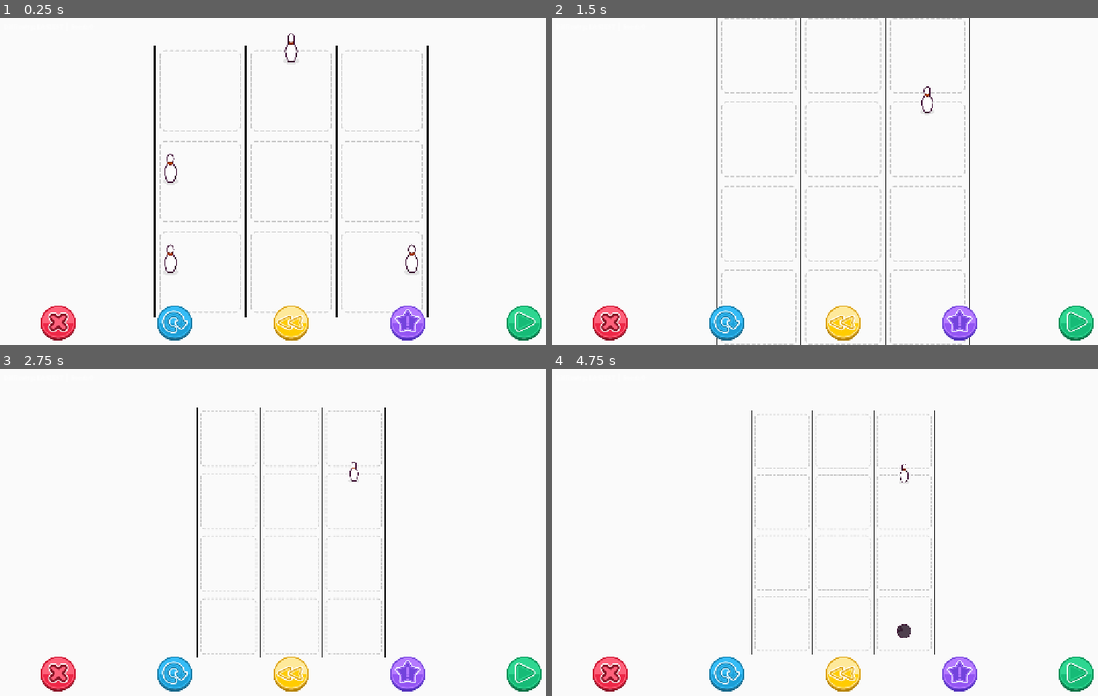
Above: before the commit, frames 1-4 (two rows, left to right).
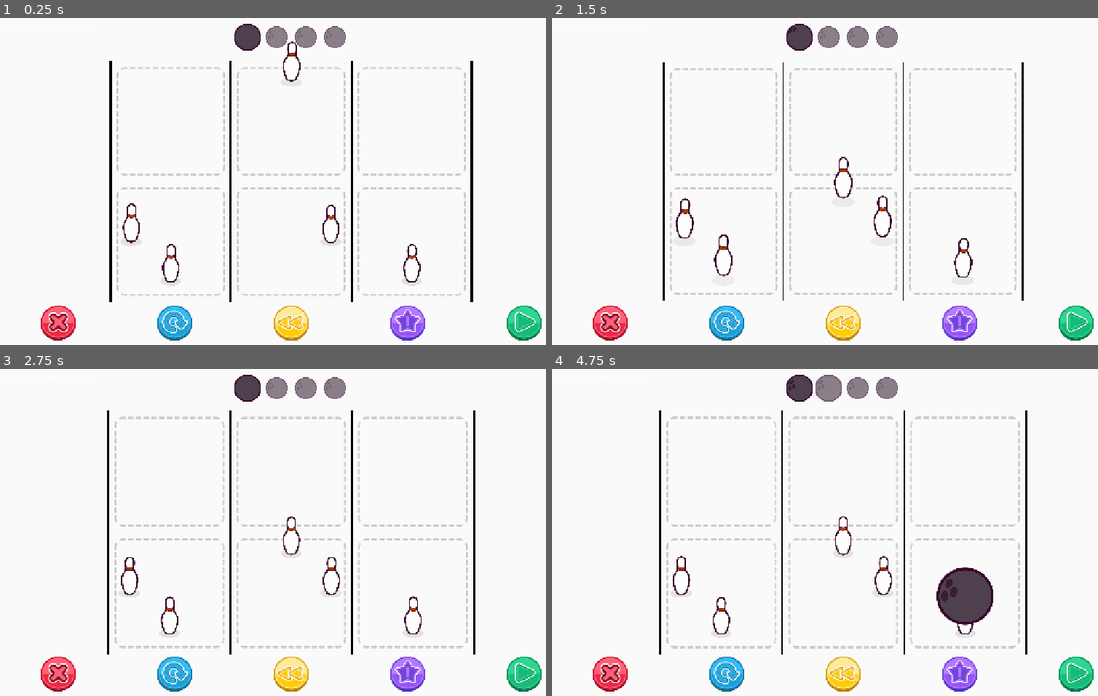
Above: after the commit, the same moments.

Repository: Pandaqi/pinstrike
Game: Godot game, scene res://main/main.tscn
Two runs of this game, one before a commit and one after it. Both use one fixed random seed, a clock stepped at 60 frames per second and the inputs below.
Inputs (mouse positions are in pixels of both pictures, inside the frame that each line leads up to):
- Up to frame 1 (0.25 s): no input
- Up to frame 2 (1.5 s): click (726, 322) at 0.5 s; click (726, 322) at 1.25 s
- Up to frame 3 (2.75 s): click (174, 673) at 2 s
- Up to frame 4 (4.75 s): tap Enter (ui_accept) at 2.75, 3.02, 3.77 s; move the mouse to (781, 532) at 2.77 s; click (781, 532) at 2.92 s; move the mouse to (841, 532) at 3.52 s; click (841, 532) at 3.67 s; move the mouse to (906, 532) at 4.27 s; click (906, 532) at 4.42 s

The runs differ from the first frame. In frame 1, 7.3% of the frame differs, in the area x 20-87%, y 1-92%; in frame 2, 6.4%; in frame 3, 6.0%; in frame 4, 7.1%.

Commit message:
Base game finished
Needs settings, polish, more visual feedback, etc.

Diff:
--- a/generation/commands/command_remove.gd
+++ b/generation/commands/command_remove.gd
@@ -9,13 +9,17 @@
 	cell = c
 	dir = d
 
-func do(_cmds:PuzzleCommands) -> bool:
+func do(cmds:PuzzleCommands) -> bool:
 	type_removed = cell.get_pin_at(dir)
+	var vis := cmds.visualizer as PuzzleVisualizer
+	if vis: await vis.play_pin_disappear_tween(cell, dir)
 	cell.remove_pin(dir)
 	return true
 
-func undo(_cmds:PuzzleCommands) -> bool:
+func undo(cmds:PuzzleCommands) -> bool:
 	cell.add_pin(type_removed, dir)
+	var vis := cmds.visualizer as PuzzleVisualizer
+	if vis: vis.play_pin_appear_tween(cell, dir)
 	return true
 
 func matches(cmd:PuzzleCommand) -> bool:
--- a/generation/commands/command_scatter.gd
+++ b/generation/commands/command_scatter.gd
@@ -29,21 +29,23 @@
 	# hits an existing pin
 	var has_pin := nb.has_pin_at(dir)
 	if has_pin:
-		cmds.execute_command(CommandRemove.new(nb, dir))
+		await cmds.execute_command(CommandRemove.new(nb, dir))
 		return true
 
 	neighbor_used = nb
 	nb.add_pin(type_removed, dir)
 	return true
 
-func undo(_cmds:PuzzleCommands) -> bool:
+func undo(cmds:PuzzleCommands) -> bool:
 	# scatter ended up just being a removal, don't do anything more
 	if not type_removed: return true
-	if not neighbor_used:
-		cell.add_pin(type_removed, dir)
-		return true
+	cell.add_pin(type_removed, dir)
+
+	var vis := cmds.visualizer as PuzzleVisualizer
+	if vis: vis.play_pin_appear_tween(cell, dir)
+
+	if not neighbor_used: return true
 	neighbor_used.remove_pin(dir)
-	cell.add_pin(type_removed, dir)
 	return true
 
 func matches(cmd:PuzzleCommand) -> bool:
--- a/generation/commands/command_turn.gd
+++ b/generation/commands/command_turn.gd
@@ -12,6 +12,9 @@
 	starts_new_turn = true
 
 func do(cmds:PuzzleCommands) -> bool:
+	var vis := cmds.visualizer as PuzzleVisualizer
+	if vis: await vis.roll_bowling_ball(lane_index)
+
 	var cur_lane := generator.lanes[lane_index]
 	var cell := cur_lane.get_first_cell_hit()
 	if not cell: return false
@@ -24,8 +27,9 @@
 
 	var is_perfect_hit := (ball_number == num_pins) and generator.ball_matches_pincount_remove_all
 
-	for dir in cell.pins_by_direction:
-		var tp := cell.pins_by_direction[dir]
+	var all_directions := CellData.get_all_directions()
+	for dir in all_directions:
+		var tp : CellData.PinType = cell.pins_by_direction.get(dir, CellData.PinType.NONE)
 		if tp == CellData.PinType.NONE: continue
 		if is_perfect_hit:
 			await cmds.execute_command(CommandRemove.new(cell, dir))
--- a/generation/difficulties/diff_easiest.tres
+++ b/generation/difficulties/diff_easiest.tres
@@ -9,9 +9,9 @@
 "allow_diagonals": false,
 "ball_matches_pincount_remove_all": false,
 "ball_too_weak_does_nothing": false,
-"lane_length_bounds": Vector2i(2, 4),
+"lane_length_bounds": Vector2i(2, 2),
 "num_lanes_bounds": Vector2i(3, 3),
-"num_turns_bounds": Vector2i(2, 4),
+"num_turns_bounds": Vector2i(4, 5),
 "remove_pins_if_already_occupied": false
 })
 metadata/_custom_type_script = "uid://7a03fervi8xj"
--- a/generation/difficulties/diff_hard.tres
+++ b/generation/difficulties/diff_hard.tres
@@ -11,7 +11,7 @@
 "ball_matches_pincount_remove_all": true,
 "ball_too_weak_does_nothing": false,
 "lane_length_bounds": Vector2i(3, 5),
-"num_lanes_bounds": Vector2i(4, 6),
+"num_lanes_bounds": Vector2i(4, 7),
 "num_turns_bounds": Vector2i(5, 10),
 "remove_pins_if_already_occupied": true
 })
--- a/generation/difficulties/diff_hardest.tres
+++ b/generation/difficulties/diff_hardest.tres
@@ -10,9 +10,9 @@
 "allow_diagonals": true,
 "ball_matches_pincount_remove_all": true,
 "ball_too_weak_does_nothing": true,
-"lane_length_bounds": Vector2i(4, 6),
-"num_lanes_bounds": Vector2i(4, 7),
-"num_turns_bounds": Vector2i(8, 14),
+"lane_length_bounds": Vector2i(3, 5),
+"num_lanes_bounds": Vector2i(5, 7),
+"num_turns_bounds": Vector2i(7, 10),
 "remove_pins_if_already_occupied": true
 })
 metadata/_custom_type_script = "uid://7a03fervi8xj"
--- a/generation/difficulties/diff_medium.tres
+++ b/generation/difficulties/diff_medium.tres
@@ -10,8 +10,8 @@
 "allow_diagonals": true,
 "ball_matches_pincount_remove_all": false,
 "ball_too_weak_does_nothing": false,
-"lane_length_bounds": Vector2i(3, 5),
-"num_lanes_bounds": Vector2i(3, 5),
+"lane_length_bounds": Vector2i(3, 4),
+"num_lanes_bounds": Vector2i(4, 6),
 "num_turns_bounds": Vector2i(4, 8),
 "remove_pins_if_already_occupied": true
 })
--- a/generation/grid/cell_data.gd
+++ b/generation/grid/cell_data.gd
@@ -72,6 +72,11 @@
 func is_empty() -> bool:
 	return count() <= 0
 
+static func get_all_directions() -> Array[Direction]:
+	var arr : Array[Direction]
+	arr.assign(Direction.values())
+	return arr
+
 static func convert_vector_to_direction(vec:Vector2i) -> Direction:
 	return vector_to_direction[str(vec.x) + str(vec.y)]
 
--- a/generation/puzzle_generator.gd
+++ b/generation/puzzle_generator.gd
@@ -15,7 +15,9 @@
 
 var ball_too_weak_does_nothing := false # a ball with number < pincount simply has no effect
 var ball_matches_pincount_remove_all := false # a ball with number = pincount will remove all pins there
+
 var perfect_number_probability := 0.35
+var max_grow_options_applied := 5
 
 var directions_orthogonal : Array[CellData.Direction] = [CellData.Direction.RIGHT, CellData.Direction.BOTTOM, CellData.Direction.LEFT, CellData.Direction.TOP]
 var directions_diagonal : Array[CellData.Direction] = [CellData.Direction.TOP_RIGHT, CellData.Direction.TOP_LEFT, CellData.Direction.BOTTOM_RIGHT, CellData.Direction.BOTTOM_LEFT]
@@ -68,14 +70,22 @@
 	if allow_diagonals: directions += directions_diagonal
 
 	var num_turns := randi_range(num_turns_bounds.x, num_turns_bounds.y)
-	for i in range(num_turns):
+	var try_another_growth_index := -1
+	while solution.size() < num_turns:
 		var valid_turns := get_all_valid_turns()
 		if valid_turns.size() <= 0: break
 
 		var rand_index := randi() % mini(valid_turns.size(), 3)
 		var rand_cell := valid_turns[rand_index]
 
-		var last_turn := i == (num_turns - 1)
+		# if a cell could not grow, we keep trying all the other valid cells,
+		# and only break definitively if we've exhausted all options
+		if try_another_growth_index >= 0:
+			if try_another_growth_index >= valid_turns.size(): break
+			rand_cell = valid_turns[try_another_growth_index]
+
+		# decide if this should be a perfect hit; ensure it is if it's the last turn and we still don't have one
+		var last_turn := solution.size() == (num_turns - 1)
 		var make_perfect_number := ball_matches_pincount_remove_all and (randf() <= perfect_number_probability or (last_turn and num_perfect_numbers <= 0))
 		if make_perfect_number: num_perfect_numbers += 1
 
@@ -110,10 +120,15 @@
 				growth_options.append(new_option_3)
 
 		var can_grow := growth_options.size() > 0
-		if not can_grow: break
+		if not can_grow:
+			try_another_growth_index += 1
+			continue
+
+		try_another_growth_index = -1
 
 		# ... then apply a random set of them
-		var num_options_to_pick := randi_range(1, growth_options.size() - 1)
+		var max_options := mini(growth_options.size(), max_grow_options_applied)
+		var num_options_to_pick := randi_range(1, max_options)
 		growth_options.shuffle()
 		growth_options.sort_custom(func(a:GrowthOption, b:GrowthOption):
 			if (not a.is_attraction()) and b.is_attraction(): return false
@@ -160,14 +175,11 @@
 
 	# first, we only want cells that should be reachable with a throw
 	# that is, they must be in FRONT OF cells that already have pins
+	# (which by default means all these cells are EMPTY right now)
 	for lane in lanes:
 		arr += lane.get_cells_before_first_non_empty()
 
-	# then, we can only do this with a cell that's empty
-	# (there's just literally no way to end up with pins on the cell after hitting with bowling ball)
-	arr = arr.filter(func(c:CellData): return c.is_empty())
-
-	# finally, we prefer cells with neighbors that have pins (for maximum interaction)
+	# then, we prefer cells with neighbors that have pins (for maximum interaction)
 	# first, cache this calculation to prevent doing it over and over, then sort by it
 	for elem in arr:
 		elem.calculate_neighbor_pins()
@@ -175,7 +187,8 @@
 
 	arr.shuffle()
 	arr.sort_custom(func(a:CellData, b:CellData):
-		if (not a.lane_is_empty) and b.lane_is_empty: return false # a should come AFTER b
+		# a should come AFTER b
+		if (not a.lane_is_empty) and b.lane_is_empty: return false
 		return a.neighbor_pins_pointed_at_us > b.neighbor_pins_pointed_at_us
 	)
 
@@ -205,7 +218,8 @@
 	var num_total_cells := grid.cells.size()
 	var num_empty_cells := grid.get_cells().filter(func(c:CellData): return c.is_empty()).size()
 	var empty_cell_ratio := num_empty_cells / float(num_total_cells)
-	if empty_cell_ratio > max_empty_cell_ratio:
+	# if we don't have double pin growth, the map is likely to be very empty, so don't check this
+	if empty_cell_ratio > max_empty_cell_ratio and remove_pins_if_already_occupied:
 		print("PuzzleGenerator | Discarded because too many empty cells (no map diversity)")
 		return false
 
--- a/main/main.tscn
+++ b/main/main.tscn
@@ -5,6 +5,7 @@
 [ext_resource type="PackedScene" uid="uid://daw0cdut7qban" path="res://map/lanes/lane.tscn" id="3_c651c"]
 [ext_resource type="PackedScene" uid="uid://4uamevepsof4" path="res://map/balls/ball.tscn" id="4_4dugh"]
 [ext_resource type="Script" uid="uid://haho73xq30yv" path="res://puzzle-framework/tools/camera.gd" id="4_c651c"]
+[ext_resource type="Script" uid="uid://bos8kl4pnyonq" path="res://map/balls/ball_selection.gd" id="4_grrlh"]
 [ext_resource type="PackedScene" uid="uid://i5j3qpcvjfkd" path="res://map/pins/pin.tscn" id="5_67ri8"]
 [ext_resource type="PackedScene" uid="uid://2xygcypttdo7" path="res://puzzle-framework/game/game_menu.tscn" id="5_kfbq2"]
 [ext_resource type="PackedScene" uid="uid://q1jom8bphw8d" path="res://puzzle-framework/gameover/game_over_dialog.tscn" id="6_4dugh"]
@@ -26,20 +27,32 @@
 mouse_filter = 2
 color = Color(0.98039216, 0.98039216, 0.98039216, 1)
 
-[node name="PuzzleVisualizer" type="Node2D" parent="." unique_id=708301961 node_paths=PackedStringArray("bowling_ball", "fake_pin")]
+[node name="PuzzleVisualizer" type="Node2D" parent="." unique_id=708301961 node_paths=PackedStringArray("bowling_ball", "fake_pin", "ball_selection")]
 script = ExtResource("2_3wy1v")
 bowling_ball = NodePath("BowlingBall")
 fake_pin = NodePath("FakePin")
+ball_selection = NodePath("../UI/BallSelection")
 lane_scene = ExtResource("3_c651c")
 
 [node name="BowlingBall" parent="PuzzleVisualizer" unique_id=1277382041 instance=ExtResource("4_4dugh")]
+z_index = 512
+ui = false
 
 [node name="FakePin" parent="PuzzleVisualizer" unique_id=1068527470 instance=ExtResource("5_67ri8")]
+z_index = 1024
+floating = true
 
 [node name="PuzzleCamera" type="Camera2D" parent="." unique_id=865078962]
 script = ExtResource("4_c651c")
 edge_margin = Vector2(32, 92)
 metadata/_custom_type_script = "uid://haho73xq30yv"
+
+[node name="UI" type="CanvasLayer" parent="." unique_id=1785190130]
+layer = 16
+
+[node name="BallSelection" type="Node2D" parent="UI" unique_id=1676965724]
+script = ExtResource("4_grrlh")
+ball_scene = ExtResource("4_4dugh")
 
 [node name="GameMenu" parent="." unique_id=950523672 instance=ExtResource("5_kfbq2")]
 allow_undo = true
--- a/map/balls/ball.gd
+++ b/map/balls/ball.gd
@@ -1,18 +1,26 @@
 extends Node2D
 class_name Ball
 
+@export var visuals : Node2D
 @export var sprite : Sprite2D
 @export var anim_player : AnimationPlayer
+@export var label : Label
+
+@export var ui := true
 
 var rolling := false
-var roll_speed := 900.0
+var roll_speed := 1000.0
 var anim_speed := 2.0
+
+var size : Vector2
+var size_base := 128.0
 
 signal roll_started()
 signal roll_finished()
 
 func _ready() -> void:
-	hide()
+	label.hide()
+	if not ui: hide()
 
 func roll(lane:Lane) -> void:
 	roll_started.emit()
@@ -41,3 +49,22 @@
 	hide()
 
 	roll_finished.emit()
+
+func set_size(new_size:Vector2) -> void:
+	size = new_size
+	visuals.set_scale(new_size / size_base)
+
+func set_number(num:int) -> void:
+	if not PuzzleVisualizer.show_number_on_balls(): return
+	label.show()
+	label.set_text(str(num))
+
+func highlight() -> void:
+	PuzzleTween.play_popup_tween(self)
+	modulate.a = 1.0
+	anim_player.play("roll")
+
+func unhighlight() -> void:
+	set_scale(Vector2.ONE * 0.8)
+	modulate.a = 0.66
+	anim_player.stop()
--- a/map/balls/ball.tscn
+++ b/map/balls/ball.tscn
@@ -8,7 +8,7 @@
 tracks/0/type = "value"
 tracks/0/imported = false
 tracks/0/enabled = true
-tracks/0/path = NodePath("Sprite2D:frame")
+tracks/0/path = NodePath("Visuals/Sprite2D:frame")
 tracks/0/interp = 1
 tracks/0/loop_wrap = true
 tracks/0/keys = {
@@ -26,7 +26,7 @@
 tracks/0/type = "value"
 tracks/0/imported = false
 tracks/0/enabled = true
-tracks/0/path = NodePath("Sprite2D:frame")
+tracks/0/path = NodePath("Visuals/Sprite2D:frame")
 tracks/0/interp = 1
 tracks/0/loop_wrap = true
 tracks/0/keys = {
@@ -42,15 +42,35 @@
 &"roll": SubResource("Animation_grrlh")
 }
 
-[node name="BowlingBall" type="Node2D" unique_id=1277382041 node_paths=PackedStringArray("sprite", "anim_player")]
+[node name="BowlingBall" type="Node2D" unique_id=1277382041 node_paths=PackedStringArray("visuals", "sprite", "anim_player", "label")]
 script = ExtResource("1_6ia07")
-sprite = NodePath("Sprite2D")
+visuals = NodePath("Visuals")
+sprite = NodePath("Visuals/Sprite2D")
 anim_player = NodePath("AnimationPlayer")
+label = NodePath("Visuals/Label")
 
-[node name="Sprite2D" type="Sprite2D" parent="." unique_id=968218487]
-scale = Vector2(0.25, 0.25)
+[node name="Visuals" type="Node2D" parent="." unique_id=772789363]
+
+[node name="Sprite2D" type="Sprite2D" parent="Visuals" unique_id=968218487]
+scale = Vector2(0.5, 0.5)
 texture = ExtResource("2_srcqj")
 hframes = 4
 
+[node name="Label" type="Label" parent="Visuals" unique_id=566249327]
+offset_left = -59.0
+offset_top = -57.0
+offset_right = 61.0
+offset_bottom = 55.0
+theme_override_colors/font_color = Color(1, 1, 1, 1)
+theme_override_colors/font_shadow_color = Color(0, 0, 0, 0.627451)
+theme_override_colors/font_outline_color = Color(0, 0, 0, 1)
+theme_override_constants/shadow_offset_x = 2
+theme_override_constants/shadow_offset_y = 2
+theme_override_constants/outline_size = 8
+theme_override_font_sizes/font_size = 92
+text = "2"
+horizontal_alignment = 1
+vertical_alignment = 1
+
 [node name="AnimationPlayer" type="AnimationPlayer" parent="." unique_id=520952868]
 libraries/ = SubResource("AnimationLibrary_0i4oc")
--- /dev/null
+++ b/map/balls/ball_selection.gd
@@ -0,0 +1,47 @@
+extends Node2D
+class_name BallSelection
+
+@export var ball_scene : PackedScene
+var balls : Array[Ball] = []
+var cur_selected : Ball
+
+var item_size := Vector2(64.0, 64.0)
+
+func set_solution(solution:Array[PuzzleCommand]) -> void:
+	# create all balls (with right configuration)
+	for i in range(solution.size()):
+		var b : Ball = ball_scene.instantiate()
+		balls.append(b)
+		add_child(b)
+		b.set_size(item_size)
+		b.set_number(solution[i].ball_number)
+
+	# start off with none selected
+	cur_selected = null
+	for ball in balls:
+		ball.unhighlight()
+
+	# start listening to viewport changes + init call for placement
+	get_viewport().size_changed.connect(_on_size_changed)
+	_on_size_changed()
+
+func _on_size_changed() -> void:
+	refresh()
+
+func count() -> int:
+	return balls.size()
+
+func refresh() -> void:
+	var offset := -0.5 * (count() - 1) * item_size.x * Vector2.RIGHT
+
+	for i in range(count()):
+		var pos := offset + i * item_size.x * Vector2.RIGHT
+		balls[i].set_position(pos)
+
+	var vp := get_viewport_rect().size
+	set_position(Vector2(0.5*vp.x, 0.66*item_size.y))
+
+func _on_turn_changed(turn:int) -> void:
+	if cur_selected: cur_selected.unhighlight()
+	cur_selected = balls[turn]
+	cur_selected.highlight()
--- a/map/cells/cell.gd
+++ b/map/cells/cell.gd
@@ -13,6 +13,10 @@
 func _ready() -> void:
 	create_pins()
 
+func on_appear() -> void:
+	for pin in pins:
+		pin.play_appear_animation()
+
 func create_pins() -> void:
 	for i in range(8):
 		var pin : Pin = pin_scene.instantiate()
@@ -25,16 +29,12 @@
 	_on_data_changed()
 
 func _on_data_changed() -> void:
-	for pin in pins:
-		pin.reset()
-
-	var counter := 0
-	for dir in data.pins_by_direction:
-		var pin := pins[counter]
-		counter += 1
+	var all_directions := CellData.get_all_directions()
+	for dir in all_directions:
+		var pin := pins[dir] # because direction is an enum 0,1,2,etc. we can do this
 
 		var type_old : CellData.PinType = pins_old.get(dir, CellData.PinType.NONE)
-		var type_new := data.pins_by_direction[dir]
+		var type_new : CellData.PinType = data.pins_by_direction.get(dir, CellData.PinType.NONE)
 		var is_change := type_new != type_old
 
 		if type_new == CellData.PinType.NONE:
@@ -44,11 +44,19 @@
 
 		#if is_change: pin.play_appear_animation()
 		pin.show()
+		pin.z_index = 3 + CellData.convert_direction_to_vector(dir).y
 		pin.set_position(to_local(get_position_of_pin_at(dir)))
 
 	pins_old = data.pins_by_direction.duplicate(false)
 
+func get_pin_at(dir:CellData.Direction) -> Pin:
+	return pins[dir]
+
 func get_position_of_pin_at(dir:CellData.Direction) -> Vector2:
 	return global_position + CellData.convert_direction_to_vector(dir) * pin_offset
 
+
+
+
+
 # LALA STOP FUCKING REMOVING MY WHITESPACE AT THE BOTTOM GODOT!
--- a/map/lanes/lane.gd
+++ b/map/lanes/lane.gd
@@ -40,6 +40,10 @@
 	line_left.points = [Vector2.ZERO, Vector2(0,size.y)]
 	line_right.points = [Vector2(size.x, 0), size]
 
+func on_appear() -> void:
+	for cell in cells:
+		cell.on_appear()
+
 func _on_input_event(_vp:Node, ev:InputEvent, _sidx:int) -> void:
 	if not (ev is InputEventMouseButton or ev is InputEventScreenTouch): return
 	if ev.is_pressed(): return
--- a/map/pins/pin.gd
+++ b/map/pins/pin.gd
@@ -1,17 +1,29 @@
 extends Node2D
 class_name Pin
 
+@export var visuals : Node2D
 @export var sprite : Sprite2D
+@export var sprite_shadow : Sprite2D
 @export var anim_player : AnimationPlayer
+@export var squasher_stretcher : SquasherStretcher
+@export var floating := false
+
+signal animation_finished()
+
+func _ready() -> void:
+	anim_player.animation_finished.connect(func(_anim_name): animation_finished.emit())
+	if floating:
+		squasher_stretcher.set_paused(true)
+		sprite_shadow.hide()
 
 func reset() -> void:
 	hide()
 	anim_player.play("default")
 
-func play_appear_animation() -> void:
-	show()
+func play_appear_animation(speed_mult := 1.0) -> void:
+	anim_player.speed_scale = randf_range(0.8, 1.2) * speed_mult
 	anim_player.play("reveal")
 
-func play_disappear_animation() -> void:
-	show()
+func play_disappear_animation(speed_mult := 1.0) -> void:
+	anim_player.speed_scale = randf_range(0.8, 1.2) * speed_mult
 	anim_player.play_backwards("reveal")
--- a/map/pins/pin.tscn
+++ b/map/pins/pin.tscn
@@ -3,6 +3,7 @@
 [ext_resource type="Script" uid="uid://wt15at1piax" path="res://map/pins/pin.gd" id="1_04o2q"]
 [ext_resource type="Texture2D" uid="uid://uhbkvt7xsngs" path="res://map/pins/pin.png" id="2_04o2q"]
 [ext_resource type="Texture2D" uid="uid://dbl1xuan7n3h5" path="res://puzzle-framework/gameover/circle-particle.png" id="2_5lvls"]
+[ext_resource type="Script" uid="uid://ck6nrpdiy8vqf" path="res://puzzle-framework/effects/squasher_stretcher.gd" id="4_lxilp"]
 
 [sub_resource type="Animation" id="Animation_5lvls"]
 length = 0.001
@@ -202,10 +203,13 @@
 &"reveal": SubResource("Animation_lxilp")
 }
 
-[node name="Pin" type="Node2D" unique_id=1068527470 node_paths=PackedStringArray("sprite", "anim_player")]
+[node name="Pin" type="Node2D" unique_id=1068527470 node_paths=PackedStringArray("visuals", "sprite", "sprite_shadow", "anim_player", "squasher_stretcher")]
 script = ExtResource("1_04o2q")
+visuals = NodePath("Visuals")
 sprite = NodePath("Visuals/Sprite2D")
+sprite_shadow = NodePath("SpriteShadow")
 anim_player = NodePath("AnimationPlayer")
+squasher_stretcher = NodePath("SquasherStretcher")
 
 [node name="SpriteShadow" type="Sprite2D" parent="." unique_id=1269523677]
 modulate = Color(0, 0, 0, 0.09803922)
@@ -222,3 +226,12 @@
 
 [node name="AnimationPlayer" type="AnimationPlayer" parent="." unique_id=671601585]
 libraries/ = SubResource("AnimationLibrary_xy7oe")
+
+[node name="SquasherStretcher" type="Node2D" parent="." unique_id=1393323955 node_paths=PackedStringArray("node")]
+script = ExtResource("4_lxilp")
+node = NodePath("..")
+speed = Vector2(3, 3)
+max_offset = Vector2(0.015, 0.015)
+max_rot = 0.015
+randomization = 0.2
+metadata/_custom_type_script = "uid://ck6nrpdiy8vqf"
--- a/map/puzzle_visualizer.gd
+++ b/map/puzzle_visualizer.gd
@@ -11,15 +11,24 @@
 @export var bowling_ball : Ball
 @export var fake_pin : Pin
 
+@export var ball_selection : BallSelection
+
 @export var lane_scene : PackedScene
 var lanes : Array[Lane]
 
+signal turn_changed(t:int)
 signal loading_completed()
 
 static var cell_size := Vector2i(256, 256)
 
 static func get_cell_position(cell_data:CellData) -> Vector2:
 	return Vector2(0.5, cell_data.pos.y + 0.5) * Vector2(cell_size)
+
+static func show_number_on_balls() -> bool:
+	return PuzzleSettings.get_difficulty_property("ball_matches_pincount_remove_all") or PuzzleSettings.get_difficulty_property("ball_too_weak_does_nothing")
+
+func _ready() -> void:
+	turn_changed.connect(ball_selection._on_turn_changed)
 
 func visualize(gen:PuzzleGenerator) -> void:
 	generator = gen
@@ -43,11 +52,16 @@
 	commands.prepare_for_play(self)
 	commands.set_solution(generator.solution)
 
+	ball_selection.set_solution(generator.solution)
+
 	commands.do_finished.connect(_on_commands_do_finished)
 	commands.undo_finished.connect(_on_commands_undo_finished)
 	set_turn(0)
 
 	fake_pin.reset()
+
+	for lane in lanes:
+		lane.on_appear()
 
 	loading_completed.emit()
 	PuzzleFramework.start_puzzle()
@@ -57,18 +71,32 @@
 
 func set_turn(t:int) -> void:
 	var max_turns := generator.solution.size() - 1
-	if t > max_turns:
-		goto_game_over(count_pins() <= 0)
+	var no_pins_left := count_pins() <= 0
+	var game_is_over := (t > max_turns or no_pins_left)
+	if game_is_over:
+		goto_game_over(no_pins_left)
 		return
 
 	turn = clampi(t, 0, max_turns)
-	print("TURN ", turn, " | BALL NUMBER ", get_current_ball_number())
+	turn_changed.emit(turn)
 
 func count_pins() -> int:
 	var sum := 0
 	for lane in lanes:
 		sum += lane.count_pins()
 	return sum
+
+func play_pin_disappear_tween(cell_data:CellData, dir:CellData.Direction) -> void:
+	var cell := get_cell_from_data(cell_data)
+	var pin := cell.get_pin_at(dir)
+	pin.play_disappear_animation(2.0)
+	await pin.animation_finished
+
+func play_pin_appear_tween(cell_data:CellData, dir:CellData.Direction) -> void:
+	var cell := get_cell_from_data(cell_data)
+	var pin := cell.get_pin_at(dir)
+	pin.play_appear_animation()
+	await pin.animation_finished
 
 func get_current_ball_number() -> int:
 	return generator.solution[turn].ball_number
@@ -77,9 +105,6 @@
 	if commands.is_busy() or busy: return
 
 	busy = true
-
-	bowling_ball.roll(lane)
-	await bowling_ball.roll_finished
 
 	var lane_index := lane.data.index
 	var cmd := CommandTurn.new(lane_index, get_current_ball_number(), generator)
@@ -99,6 +124,11 @@
 func goto_game_over(we_won:bool) -> void:
 	PuzzleFramework.finish_puzzle(we_won)
 
+func roll_bowling_ball(lane_index:int) -> void:
+	# bowling_ball.set_number(get_current_ball_number())
+	bowling_ball.roll(lanes[lane_index])
+	await bowling_ball.roll_finished
+
 func get_cell_from_data(cell_data:CellData) -> Cell:
 	return lanes[cell_data.pos.x].cells[cell_data.pos.y]
 
@@ -110,8 +140,14 @@
 
 	fake_pin.show()
 	fake_pin.set_position(start_pos)
+	fake_pin.sprite.set_rotation(0) # @NOTE: we rotate the sprite because the pin is anchored at the bottom-Y, so rotating the whole thing would be really wonky
 
+	var end_rotation := (2 * PI)
+	if vec.x < 0: end_rotation *= -1
+
+	var duration := randf_range(0.2, 0.3)
 	var tw := get_tree().create_tween()
-	tw.tween_property(fake_pin, "position", end_pos, 0.25)
+	tw.tween_property(fake_pin, "position", end_pos, duration)
+	tw.parallel().tween_property(fake_pin.sprite, "rotation", end_rotation, duration)
 	tw.tween_callback(fake_pin.hide)
 	await tw.finished
Not shown, added: map/balls/ball_selection.gd.uid
Not shown, changed: non-game/devlog.md
Not shown, changed: non-game/digital-pinstrike.md
